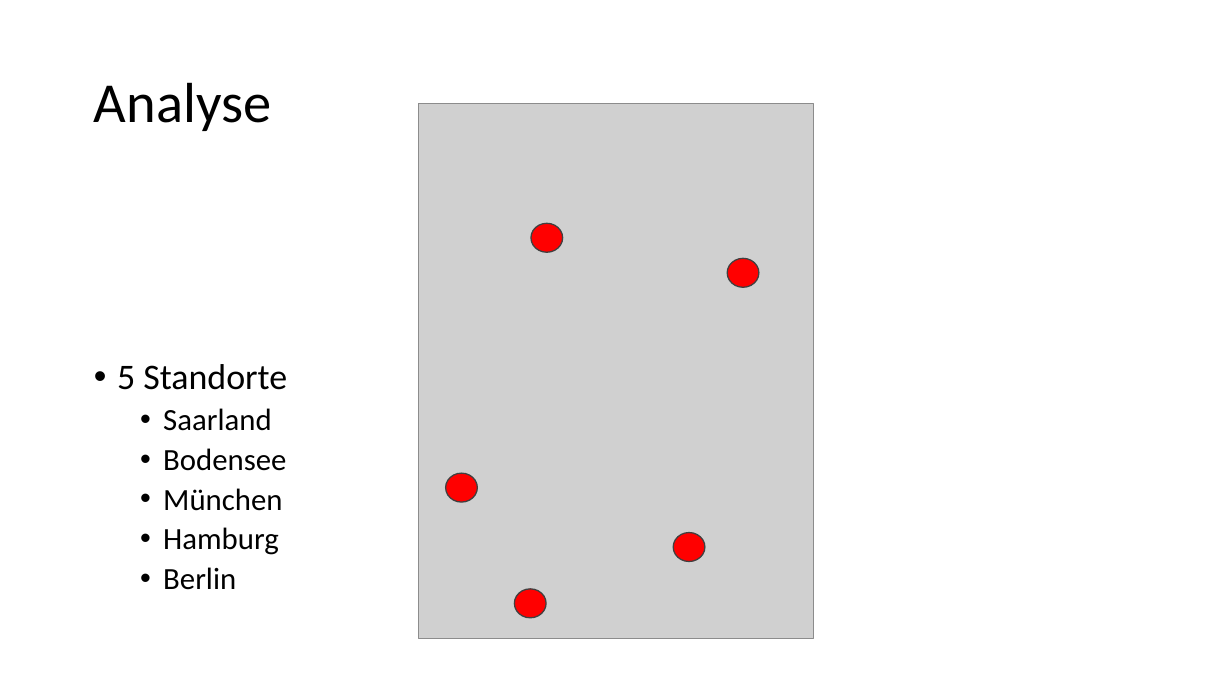
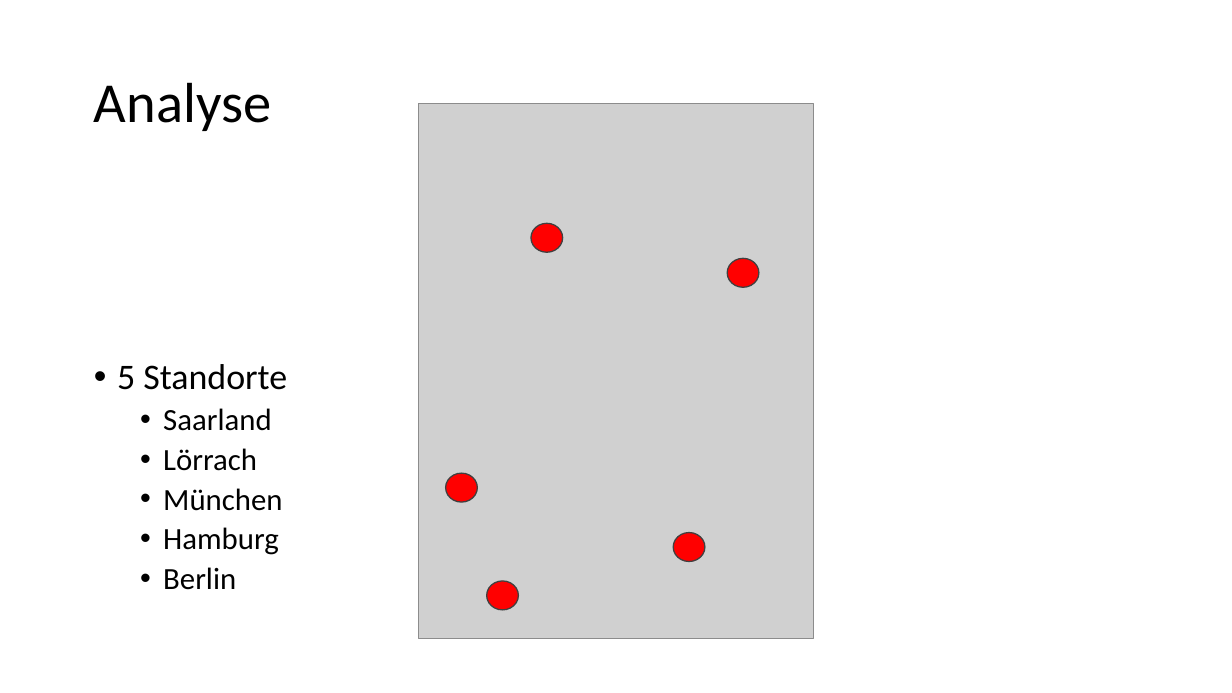
Before and after one commit to Masterarth/PM, a slide deck: slide 2 of documents/projectmanagement/Allgemeines/Unternehmensanalyse-Struktur.pptx. Drawn at 1232x693 pixels with LibreOffice and Linux fonts; fonts in the diff are those of the drawing; grey boxes stand for pictures. Boxes give left, top, right and bottom in pixels: in the first picture for what was removed or moved away, otherwise in the second. Text is boxed around its words. In the diff, an @@ line names an element or a change of style, - is before the commit and + after.

```diff
--- a/documents/projectmanagement/Allgemeines/Unternehmensanalyse-Struktur.pptx
+++ b/documents/projectmanagement/Allgemeines/Unternehmensanalyse-Struktur.pptx
@@ text at [163, 448, 257, 471]: text changed @@
-  • Bodensee
+  • Lörrach
@@ ellipse: place and size @@
-ellipse at [515, 589, 546, 617]
+ellipse at [487, 581, 518, 610]
```
Also in this commit, not shown: 3 other slides changed, 3 slides added, 2 other files.
